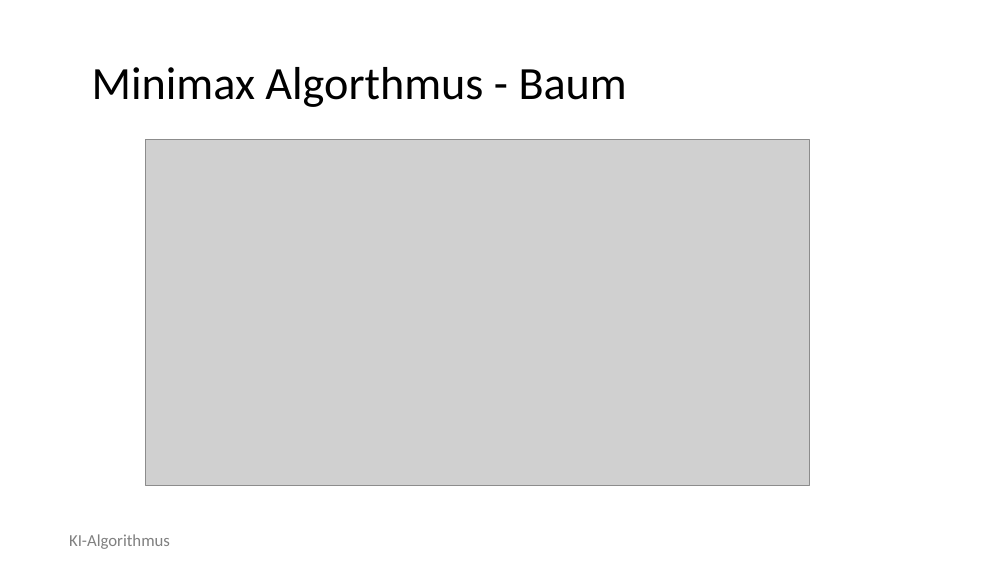
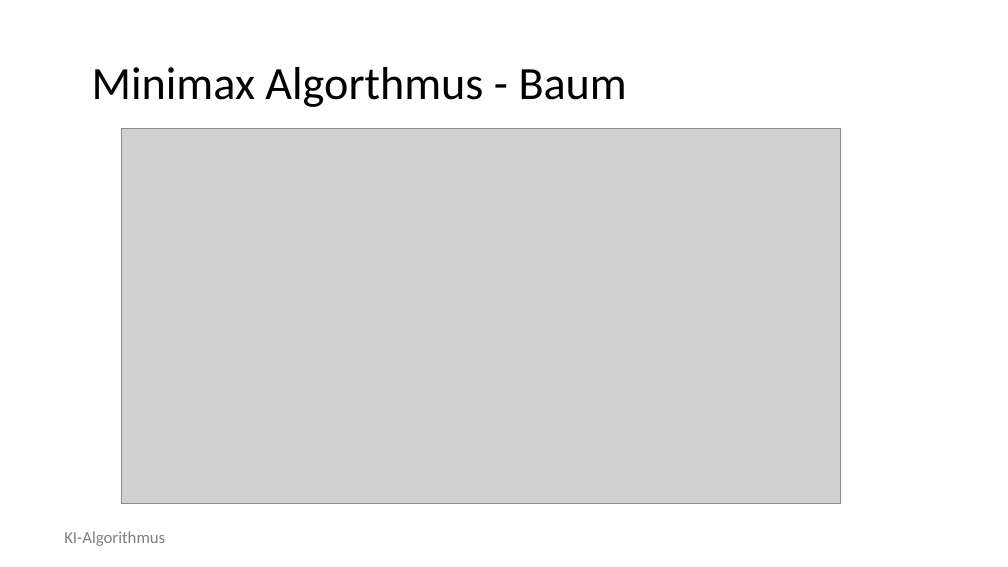
Before and after one commit to semklauke/2048, a slide deck: slide 7 of documentation/Presentation.pptx. Drawn at 1008x567 pixels with LibreOffice and Linux fonts; fonts in the diff are those of the drawing; grey boxes stand for pictures; background and template pictures are left out. Boxes give left, top, right and bottom in pixels: in the first picture for what was removed or moved away, otherwise in the second. Text is boxed around its words. In the diff, an @@ line names an element or a change of style, - is before the commit and + after.

```diff
--- a/documentation/Presentation.pptx
+++ b/documentation/Presentation.pptx
@@ picture: place and size @@
-picture at (146, 140, 810, 485)
+picture at (122, 129, 841, 503)
@@ text "KI-Algorithmus": place and size @@
-text "KI-Algorithmus" at (69, 534, 170, 549)
+text "KI-Algorithmus" at (64, 531, 165, 546)
```
Also in this commit, not shown: 14 other slides changed, 1 other file.
